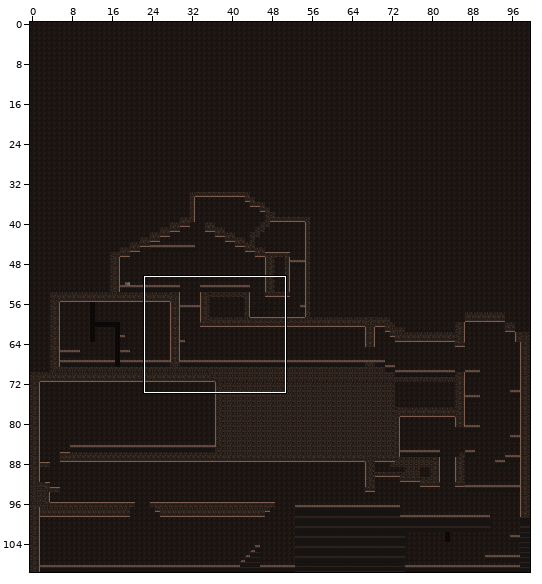
Two versions of a level (Tiled map (JSON), assets/Tiled/super_mario.json). Above: a wide view before the commit, with the close-up outlined.
Close-up. As it was:
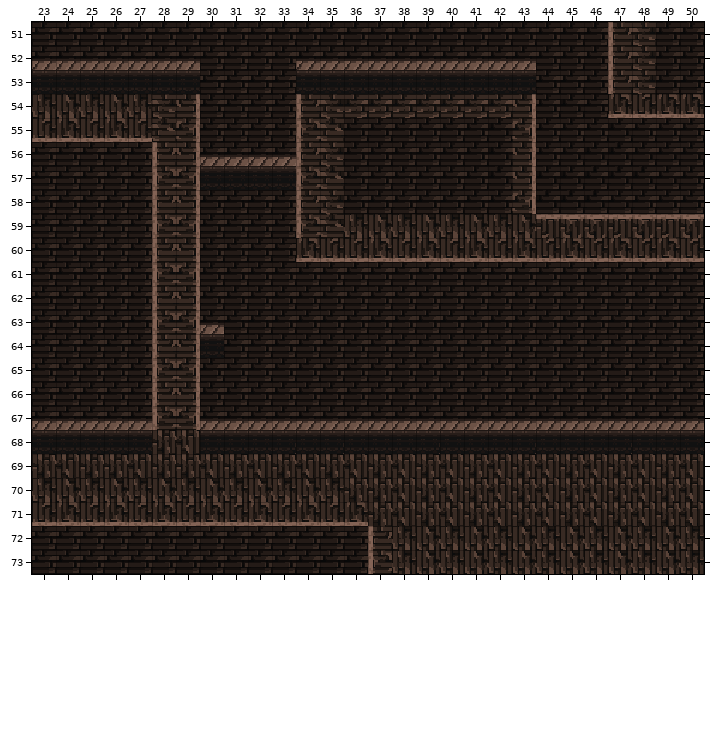
Cells are 16x16 px. Shown: x 23..50, y 51..73. The commit also changed other parts of the map, which this record leaves out.
The result:
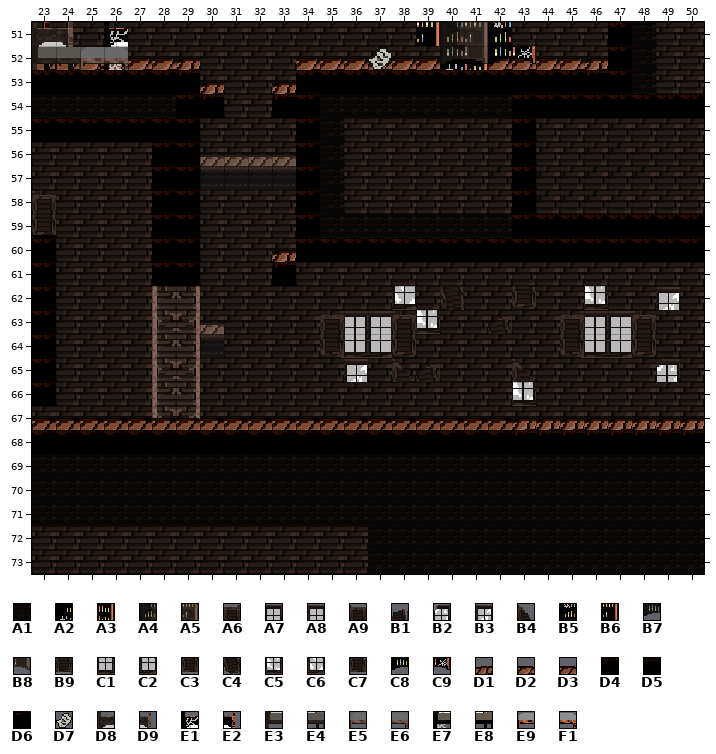
Key: from "SuperMarioBros-World1-1": A1 163, A2 233, A3 234, A4 240, A5 241, A6 243, A7 244, A8 245, A9 246, B1 248, B2 249, B3 250, B4 251, B5 253, B6 254, B7 260, B8 261, B9 263, C1 264, C2 265, C3 266, C4 268, C5 269, C6 270, C7 271, C8 273, C9 274, D1 321, D2 322, D3 338, D4 341, D5 342, D6 344, D7 346, D8 366, D9 367, E1 370, E2 371, E3 386, E4 387, E5 388, E6 389, E7 390, E8 391, E9 392, F1 393.
__ is an empty cell.
Tiles of an added or newly shown layer are drawn over the layers below it.
The exact change:
Changed rows in their new state; .. is an unchanged cell.
Layer "World2" (now shown):
first column x 23:
51 .. .. .. .. .. .. .. .. .. .. .. .. .. .. .. .. .. .. .. .. .. .. .. .. D5 A1 .. ..
52 D2 D2 D2 D2 D2 D2 D1 .. .. .. .. D2 D2 D2 D2 D2 D2 .. .. D2 D2 D2 D2 D1 D5 A1 .. ..
53 D5 D5 D5 D5 D5 D5 D4 D1 .. .. D1 D5 D5 D5 D5 D5 D5 D5 D5 D5 D5 D5 D5 D4 D5 A1 .. ..
54 A1 A1 A1 A1 A1 A1 D5 D4 .. .. D4 D5 A1 A1 A1 A1 A1 A1 A1 A1 D5 D5 D5 D5 D5 D5 D5 D5
55 D5 D5 D5 D5 D5 D5 D5 .. .. .. .. D5 A1 .. .. .. .. .. .. .. D5 .. .. .. .. .. .. ..
56 .. .. .. .. .. D5 D5 .. .. .. .. D5 A1 .. .. .. .. .. .. .. D5 .. .. .. .. .. .. ..
57 .. .. .. .. .. D5 D5 .. .. .. .. D5 A1 .. .. .. .. .. .. .. D5 .. .. .. .. .. .. ..
58 .. .. .. .. .. D5 D5 .. .. .. .. D5 A1 .. .. .. .. .. .. .. D5 .. .. .. .. .. .. ..
59 D5 .. .. .. .. D5 D5 .. .. .. .. D5 A1 A1 A1 A1 A1 A1 A1 A1 D5 D5 D5 D5 D5 D5 D5 D5
60 D5 .. .. .. .. D5 D5 .. .. .. D1 D5 D5 D5 D5 D5 D5 D5 D5 D5 D5 D5 D5 D5 D5 D5 D5 D5
61 D5 .. .. .. .. D5 D5 .. .. .. D4 .. .. .. .. .. .. .. .. .. .. .. .. .. .. .. .. ..
62 D5 .. .. .. .. .. .. .. .. .. .. .. .. .. .. .. .. .. .. .. .. .. .. .. .. .. .. ..
63 D5 .. .. .. .. .. .. .. .. .. .. .. .. .. .. .. .. .. .. .. .. .. .. .. .. .. .. ..
64 D5 .. .. .. .. .. .. .. .. .. .. .. .. .. .. .. .. .. .. .. .. .. .. .. .. .. .. ..
65 D5 .. .. .. .. .. .. .. .. .. .. .. .. .. .. .. .. .. .. .. .. .. .. .. .. .. .. ..
66 D5 .. .. .. .. .. .. .. .. .. .. .. .. .. .. .. .. .. .. .. .. .. .. .. .. .. .. ..
67 D3 D3 D3 D3 D3 D3 D3 D3 D3 D3 D3 D3 D3 D3 D3 D3 D3 D3 D3 D3 D1 D1 D1 D1 D1 D1 D1 D1
68 D6 D6 D6 D6 D6 D6 D6 D6 D6 D6 D6 D6 D6 D6 D6 D6 D6 D6 D6 D6 D4 D4 D4 D4 D4 D4 D4 D4
69 A1 A1 A1 A1 A1 A1 A1 A1 A1 A1 A1 A1 A1 A1 A1 A1 A1 A1 A1 A1 A1 A1 A1 A1 A1 A1 A1 A1
70 A1 A1 A1 A1 A1 A1 A1 A1 A1 A1 A1 A1 A1 A1 A1 A1 A1 A1 A1 A1 A1 A1 A1 A1 A1 A1 A1 A1
71 A1 A1 A1 A1 A1 A1 A1 A1 A1 A1 A1 A1 A1 A1 A1 A1 A1 A1 A1 A1 A1 A1 A1 A1 A1 A1 A1 A1
72 .. .. .. .. .. .. .. .. .. .. .. .. .. .. A1 A1 A1 A1 A1 A1 A1 A1 A1 A1 A1 A1 A1 A1
73 .. .. .. .. .. .. .. .. .. .. .. .. .. .. A1 A1 A1 A1 A1 A1 A1 A1 A1 A1 A1 A1 A1 A1
Layer "Items2" (now shown):
first column x 23:
51 E2 .. .. E1 .. .. .. .. .. .. .. .. .. .. .. .. B6 .. .. B5 ..
52 E8 E9 F1 E7 .. .. .. .. .. .. .. .. .. .. .. .. .. A2 A3 C8 C9
first column x 36:
62 .. .. C6 .. C4 .. .. C7 .. .. C5 .. .. B3
63 .. .. .. C5 .. .. B1 .. .. .. .. .. .. ..
65 B3 .. B4 B1 .. .. .. B4 .. .. .. .. .. B2
66 .. .. .. .. .. .. .. C5 .. .. .. .. .. ..
Layer "Items" (now shown):
first column x 23:
51 D8 D9 .. .. .. .. .. .. .. .. .. .. .. .. .. .. .. A4 A5
52 E3 E4 E5 E6 .. .. .. .. .. .. .. .. .. .. D7 .. .. B7 B8
first column x 23:
58 A9
59 C3
first column x 35:
63 A6 A7 A8 A9 .. .. .. .. .. .. A6 A7 A8 A9
64 B9 C1 C2 C3 .. .. .. .. .. .. B9 C1 C2 C3
Boxes around the changes in both close-ups, in picture pixels (x1, y1, x2, y2):
added: (32, 22, 704, 574)
